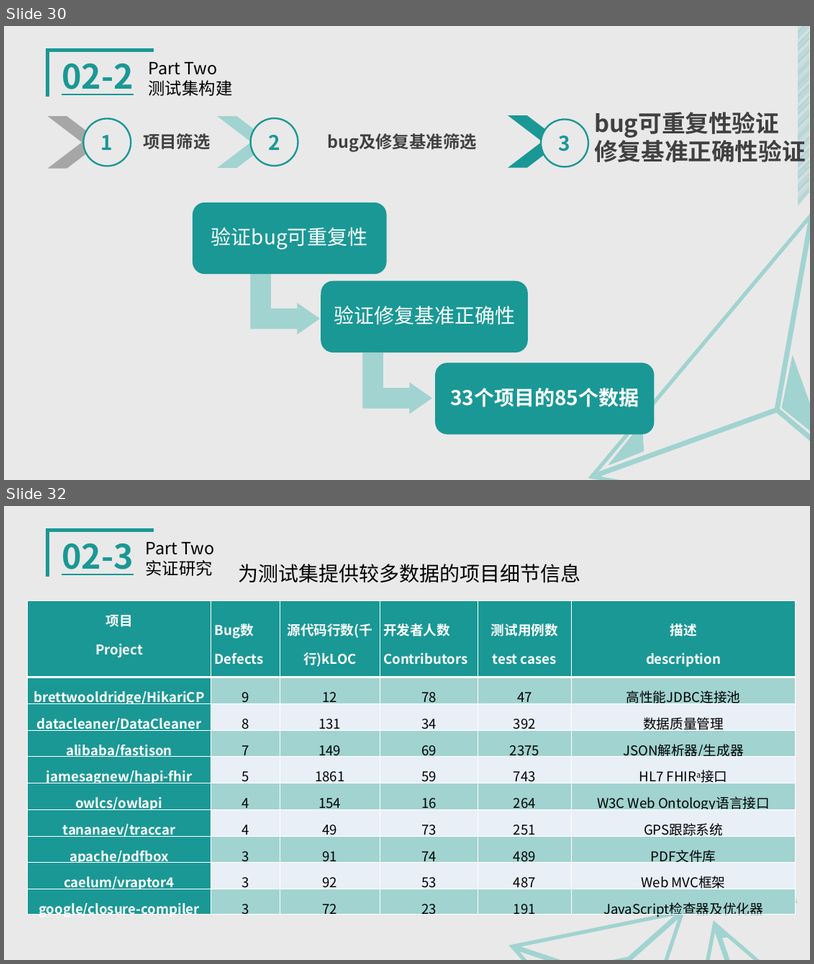
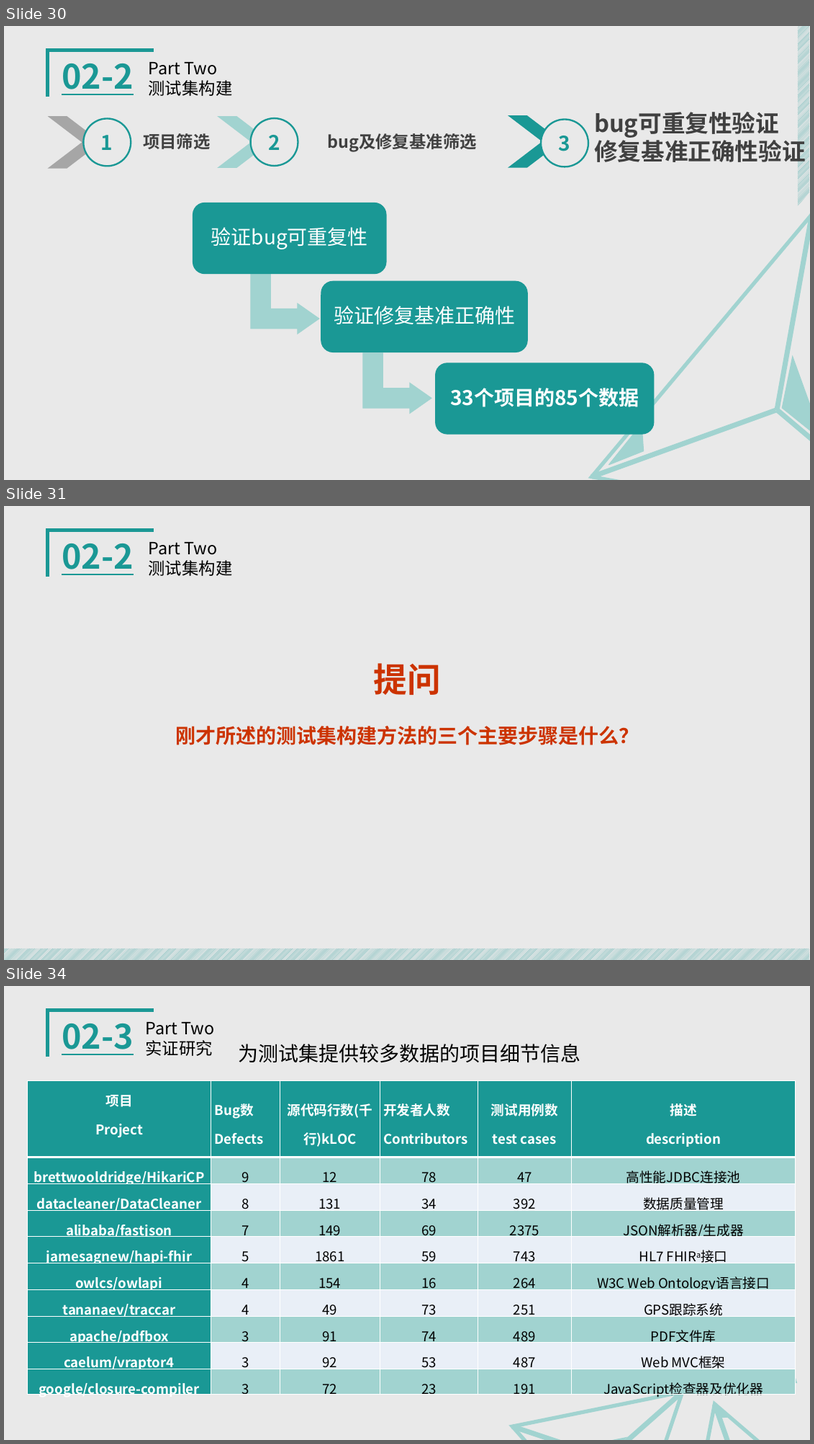
Before and after one commit to Ggiiljj/BALL_Date, a slide deck: 小组作业/SE2019春-G06-翻转课堂自动程序修复.pptx. Shown one above the other, each under a label of ours: slides 30 and 32 before the commit, slides 30, 31 and 34 after it; the slides between them are not shown. The pictures are 814x964 and 814x1444 pixels, drawn with LibreOffice and Linux fonts; fonts in the diff are those of the drawing. Boxes give left, top, right and bottom in pixels: in the first picture for what was removed or moved away, otherwise in the second. Text is boxed around its words. In the diff, an @@ line names an element or a change of style, - is before the commit and + after.

```diff
--- a/小组作业/SE2019春-G06-翻转课堂自动程序修复.pptx
+++ b/小组作业/SE2019春-G06-翻转课堂自动程序修复.pptx
@@ slide 31 added at (x1=4, y1=506, x2=810, y2=960), background #E9E9E9; not listed: 1 template element that a slide beside it also shows @@
@@ text added at (x1=62, y1=543, x2=134, y2=575), 40 pt, text #1A9895, bold, underline @@
+02-2
@@ text added at (x1=149, y1=542, x2=233, y2=576), 20 pt, text #000000 @@
+Part Two
+测试集构建
@@ text added at (x1=175, y1=663, x2=639, y2=745), 24 pt, text #CC3300, bold @@
+提问
+刚才所述的测试集构建方法的三个主要步骤是什么？
@@ rectangle added at (x1=4, y1=948, x2=810, y2=960), fill pattern #1A9895 on #E9E9E9 @@
@@ what was slide 32 is now slide 34 @@
```
Also in this commit, not shown: 1 slide changed, 2 other slides added, 1 slide removed, 1 other file.
